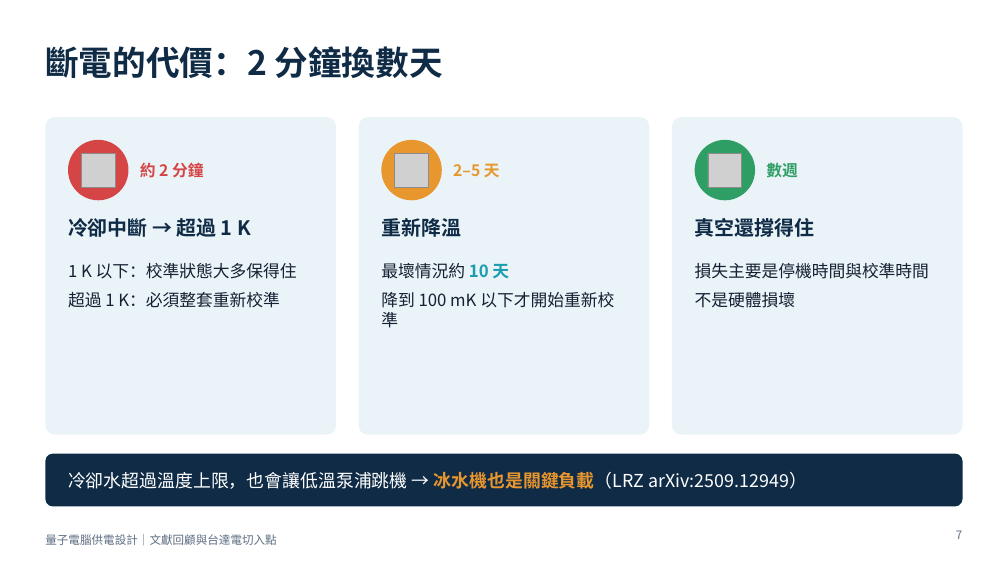
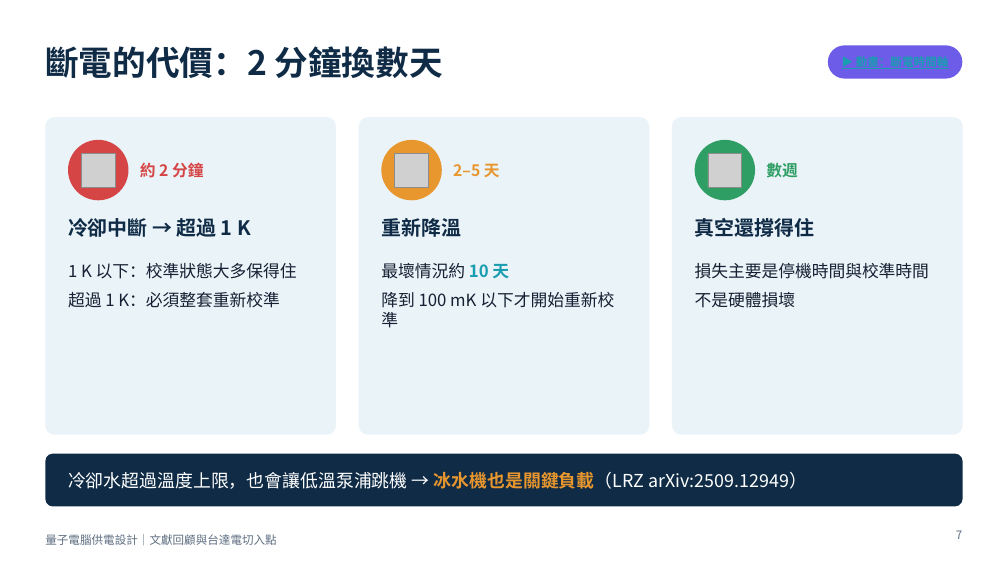
Before and after one commit to pcpcchen-coder/QuantumComputing, a slide deck: slide 7 of slides/output/qc-power-supply-delta.pptx. Drawn at 1008x567 pixels with LibreOffice and Linux fonts; fonts in the diff are those of the drawing; grey boxes stand for pictures. Boxes give left, top, right and bottom in pixels: in the first picture for what was removed or moved away, otherwise in the second. Text is boxed around its words. In the diff, an @@ line names an element or a change of style, - is before the commit and + after.

```diff
--- a/slides/output/qc-power-supply-delta.pptx
+++ b/slides/output/qc-power-supply-delta.pptx
@@ rounded rectangle added at [828, 45, 963, 79], fill #6C5CE7 @@
```
Also in this commit, not shown: 3 other slides changed, 13 slides added, 10 other files.
